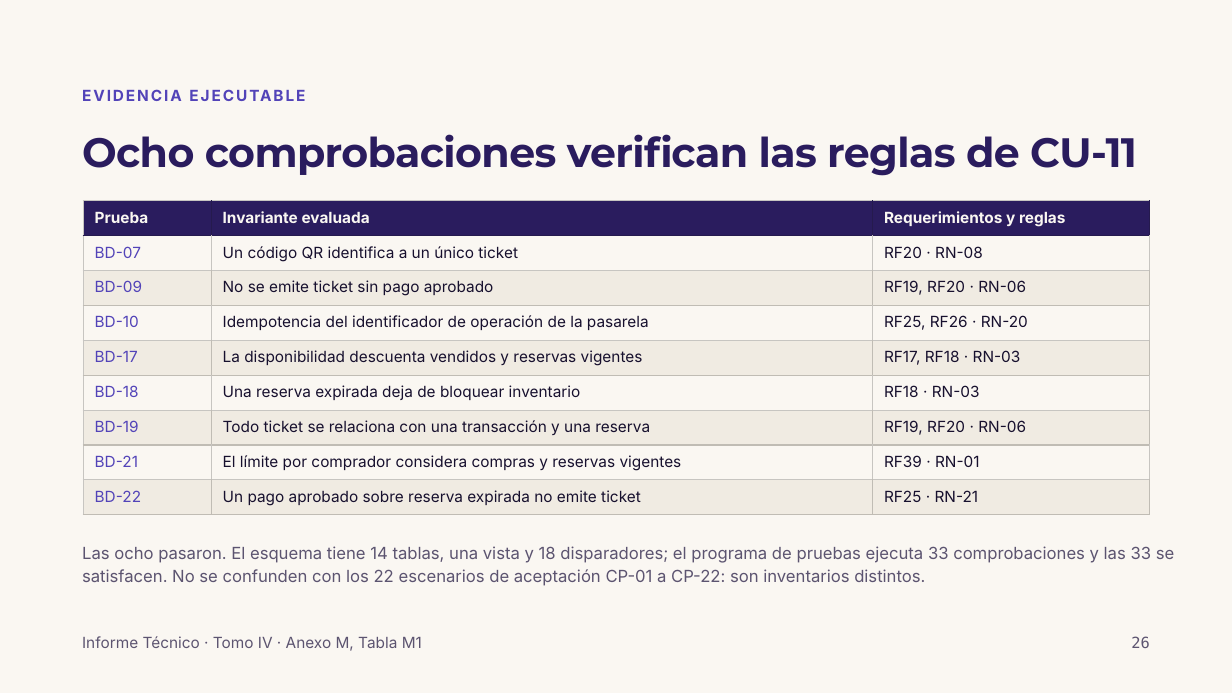
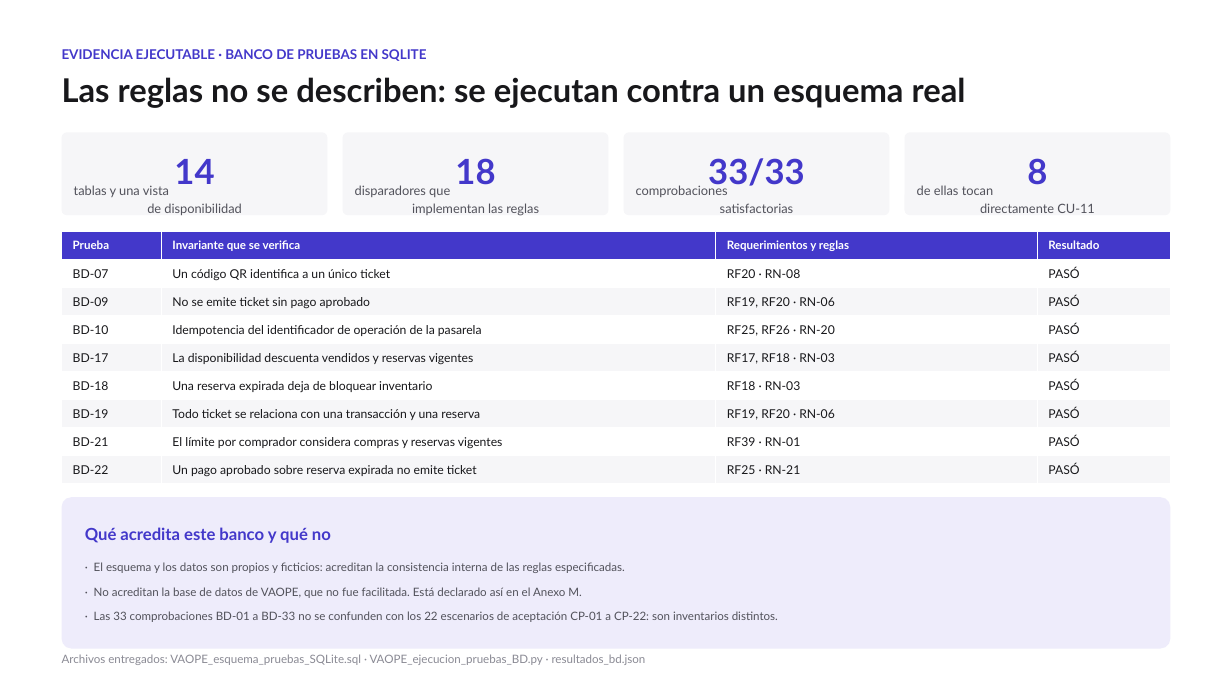
Before and after one commit to wdelgadoc/Grupo5-IR-UNFV, a slide deck: slide 25 of Presentacion_VAOPE_CU-11_Grupo_5.pptx (slide 26 before the commit). Drawn at 1232x693 pixels with LibreOffice and Linux fonts; fonts in the diff are those of the drawing. Boxes give left, top, right and bottom in pixels: in the first picture for what was removed or moved away, otherwise in the second. Text is boxed around its words. In the diff, an @@ line names an element or a change of style, - is before the commit and + after.

```diff
--- a/Presentacion_VAOPE_CU-11_Grupo_5.pptx
+++ b/Presentacion_VAOPE_CU-11_Grupo_5.pptx
@@ background #FAF7F2 to #FFFFFF @@
@@ text at (62,49,427,61): text changed; size 12 to 10.5 pt; font Inter to Lato; text colour #5243B8 to #4338CA @@
-EVIDENCIA EJECUTABLE
+EVIDENCIA EJECUTABLE · BANCO DE PRUEBAS EN SQLITE
@@ text added at (62,77,966,108), 25.5 pt, text #18181B, bold @@
+Las reglas no se describen: se ejecutan contra un esquema real
@@ rounded rectangle added at (62,132,328,215), fill #F6F6F8 @@
@@ title removed at (82,134,1137,176) @@
-Ocho comprobaciones verifican las reglas de CU-11
@@ rounded rectangle added at (343,132,609,215), fill #F6F6F8 @@
@@ rounded rectangle added at (624,132,890,215), fill #F6F6F8 @@
@@ rounded rectangle added at (905,132,1171,215), fill #F6F6F8 @@
@@ text added at (174,159,214,184), 27 pt, text #4338CA, bold @@
+14
@@ text added at (455,158,495,185), 27 pt, text #4338CA, bold @@
+18
@@ text added at (708,158,805,191), 27 pt, text #4338CA, bold @@
+33/33
@@ text added at (1027,158,1047,185), 27 pt, text #4338CA, bold @@
+8
@@ text added at (74,185,241,215), 10 pt, text #52525B @@
+tablas y una vista
+de disponibilidad
@@ text added at (355,185,539,216), 10 pt, text #52525B @@
+disparadores que
+implementan las reglas
@@ text added at (636,184,794,213), 10 pt, text #52525B @@
+comprobaciones
+satisfactorias
@@ text added at (917,185,1095,213), 10 pt, text #52525B @@
+de ellas tocan
+directamente CU-11
@@ table at (62,231,1171,483) @@
-column 2, row 1: Invariante evaluada
+column 2, row 1: Invariante que se verifica
+column 4: Resultado | PASÓ | PASÓ | PASÓ | PASÓ | PASÓ | PASÓ | PASÓ | PASÓ
@@ table: place and size @@
-table at (83,201,1151,515)
+table at (62,231,1171,483)
@@ rounded rectangle added at (62,497,1171,649), fill #EEECFB @@
@@ text added at (85,527,331,543), 13 pt, text #4338CA, bold @@
+Qué acredita este banco y qué no
@@ text added at (94,562,625,573), 9 pt, text #52525B @@
+· El esquema y los datos son propios y ficticios: acreditan la consistencia interna de las reglas especificadas.
@@ text added at (94,587,581,598), 9 pt, text #52525B @@
+· No acreditan la base de datos de VAOPE, que no fue facilitada. Está declarado así en el Anexo M.
@@ text at (94,611,778,622): text changed; size 13 to 9 pt; font Inter to Lato; text colour #5C5470 to #52525B @@
-Las ocho pasaron. El esquema tiene 14 tablas, una vista y 18 disparadores; el programa de pruebas ejecuta 33 comprobaciones y las 33 se satisfacen. No se confunden con los 22 escenarios de aceptación CP-01 a CP-22: son inventarios distintos.
+· Las 33 comprobaciones BD-01 a BD-33 no se confunden con los 22 escenarios de aceptación CP-01 a CP-22: son inventarios distintos.
@@ text added at (62,654,646,665), 9 pt, text #8A8A94 @@
+Archivos entregados: VAOPE_esquema_pruebas_SQLite.sql · VAOPE_ejecucion_pruebas_BD.py · resultados_bd.json
@@ text removed at (82,636,422,651) @@
-Informe Técnico · Tomo IV · Anexo M, Tabla M1
@@ text removed at (1131,636,1149,648) @@
-26
```
Also in this commit, not shown: 17 other slides changed, 12 slides added, 13 slides removed.
